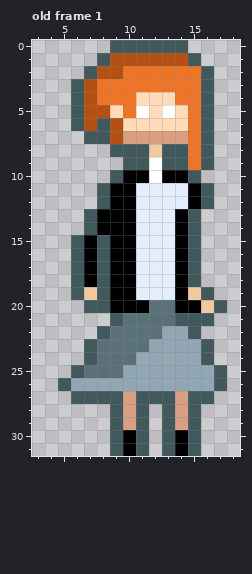
Edited in one commit: pixel-art file (assets/art/SpriteCharacters/Maybe Shy girl sprite.aseprite). Above: the version before the commit.
32x32 pixels, 1 frame. Shown: old frame 1: x 3..18, y 0..31. The commit also changed other frames, which this record leaves out.
The result:
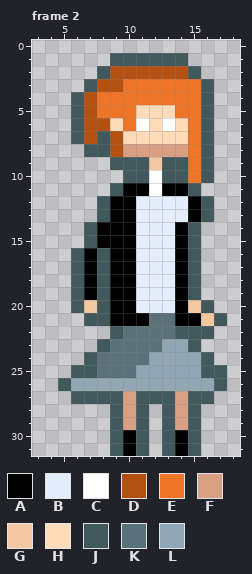
Palette (. is transparent): A #000000  B #e4edfb  C #ffffff  D #b45112  E #ee7528  F #d99f83  G #f2c8a0  H #ffdbb9  J #41595c  K #5a7179  L #91a8b4
A new or re-ordered frame is compared with the old frame closest to it.
The exact change:
{"change": "frames 1 -> 4"}
{"where": "frame 2 is new; against old frame 1"}
{"frame":2,"y":0,"x":9,"old":"JJJJJJ","new":"......"}
{"frame":2,"y":1,"x":8,"old":"JDDDDDDJ","new":".JJJJJJ."}
{"frame":2,"y":2,"x":7,"old":"JD","new":".J"}
{"frame":2,"y":2,"x":10,"old":"EEEEEEJ","new":"DDDDDJ."}
{"frame":2,"y":3,"x":6,"old":"JDEE","new":".JDD"}
{"frame":2,"y":4,"x":11,"old":"HHH","new":"EEE"}
{"frame":2,"y":5,"x":8,"old":"DH","new":"EE"}
{"frame":2,"y":5,"x":11,"old":"C","new":"H"}
{"frame":2,"y":5,"x":13,"old":"CH","new":"HE"}
{"frame":2,"y":6,"x":8,"old":"JDHH","new":"DHEC"}
{"frame":2,"y":6,"x":13,"old":"H","new":"C"}
{"frame":2,"y":7,"x":6,"old":".J","new":"JD"}
{"frame":2,"y":7,"x":10,"old":"FFFFF","new":"HHHHH"}
{"frame":2,"y":8,"x":7,"old":"..JJJGJJ","new":"JJDFFFFF"}
{"frame":2,"y":9,"x":9,"old":".","new":"J"}
{"frame":2,"y":9,"x":12,"old":"C","new":"G"}
{"frame":2,"y":10,"x":9,"old":"JAA","new":".JJ"}
{"frame":2,"y":10,"x":13,"old":"AAJ.","new":"JJEJ"}
{"frame":2,"y":11,"x":8,"old":"JA","new":".J"}
{"frame":2,"y":11,"x":11,"old":"BBBBAJ","new":"ACAAJ."}
{"frame":2,"y":13,"x":7,"old":"JA","new":".J"}
{"frame":2,"y":13,"x":14,"old":"AJ.","new":"BAJ"}
{"frame":2,"y":15,"x":6,"old":"JAJ","new":".JA"}
{"frame":2,"y":19,"x":7,"old":"G","new":"A"}
{"frame":2,"y":19,"x":15,"old":"GJ","new":"J."}
{"frame":2,"y":20,"x":6,"old":".J","new":"JG"}
{"frame":2,"y":20,"x":11,"old":"AKK","new":"BBB"}
{"frame":2,"y":20,"x":15,"old":"AGJ","new":"GJ."}
{"frame":2,"y":21,"x":7,"old":"..JKK","new":"JJAAA"}
{"frame":2,"y":21,"x":14,"old":"JJJ.","new":"AAGJ"}
{"frame":2,"y":22,"x":8,"old":"JK","new":".J"}
{"frame":2,"y":22,"x":13,"old":"LL","new":"KJ"}
{"frame":2,"y":22,"x":16,"old":".","new":"J"}
{"frame":2,"y":23,"x":7,"old":"JK","new":".J"}
{"frame":2,"y":23,"x":12,"old":"L","new":"K"}
{"frame":2,"y":23,"x":15,"old":"LJ","new":"J."}
{"frame":2,"y":24,"x":11,"old":"L","new":"K"}
{"frame":2,"y":25,"x":7,"old":"K","new":"J"}
{"frame":2,"y":25,"x":10,"old":"L","new":"K"}
{"frame":2,"y":25,"x":16,"old":"L","new":"J"}
{"label":"changed","picture_box":[71,40,227,378]}
